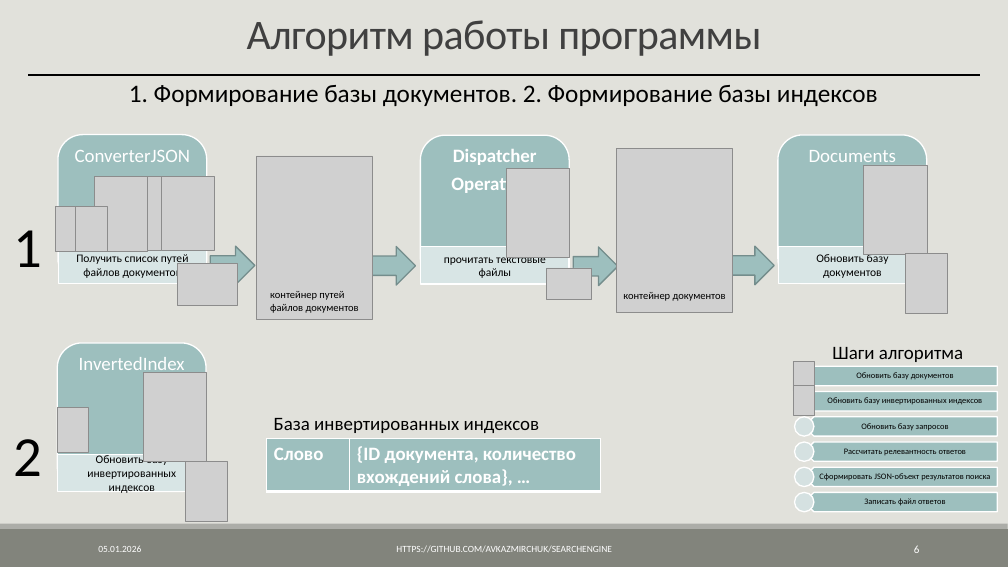
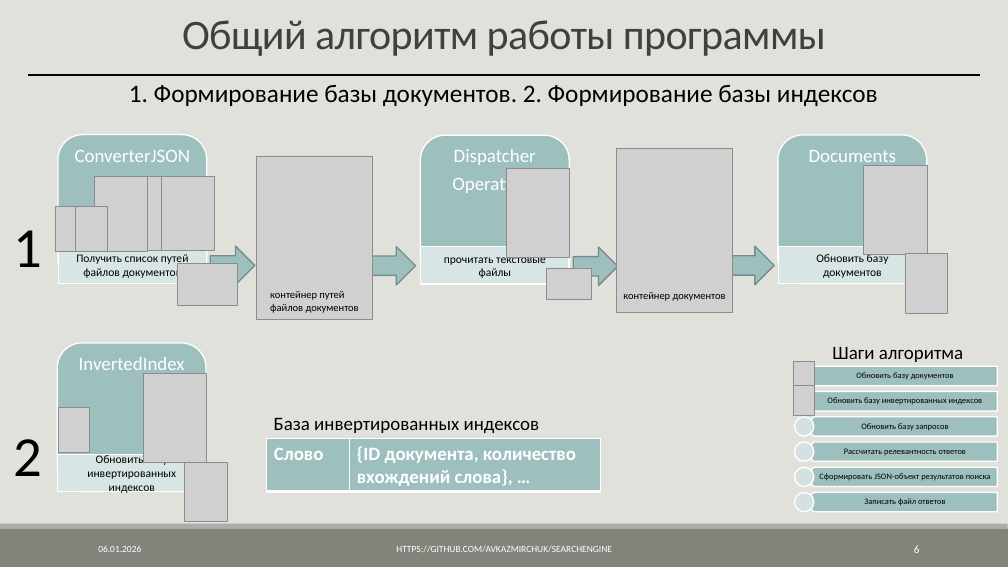
Before and after one commit to AVKazmirchuk/SearchEngine, a slide deck: slide 6 of presentation/защита [Автосохраненный].pptx. Drawn at 1008x567 pixels with LibreOffice and Linux fonts; fonts in the diff are those of the drawing; grey boxes stand for pictures. Boxes give left, top, right and bottom in pixels: in the first picture for what was removed or moved away, otherwise in the second. Text is boxed around its words. In the diff, an @@ line names an element or a change of style, - is before the commit and + after.

```diff
--- a/presentation/защита [Автосохраненный].pptx
+++ b/presentation/защита [Автосохраненный].pptx
@@ text at (182, 20, 826, 56): text changed @@
-Алгоритм работы программы
+Общий алгоритм работы программы
@@ text "Dispatcher" at (452, 149, 537, 195): bold off @@
```
Also in this commit, not shown: 29 other slides changed, 10 slides removed, 59 other files.
